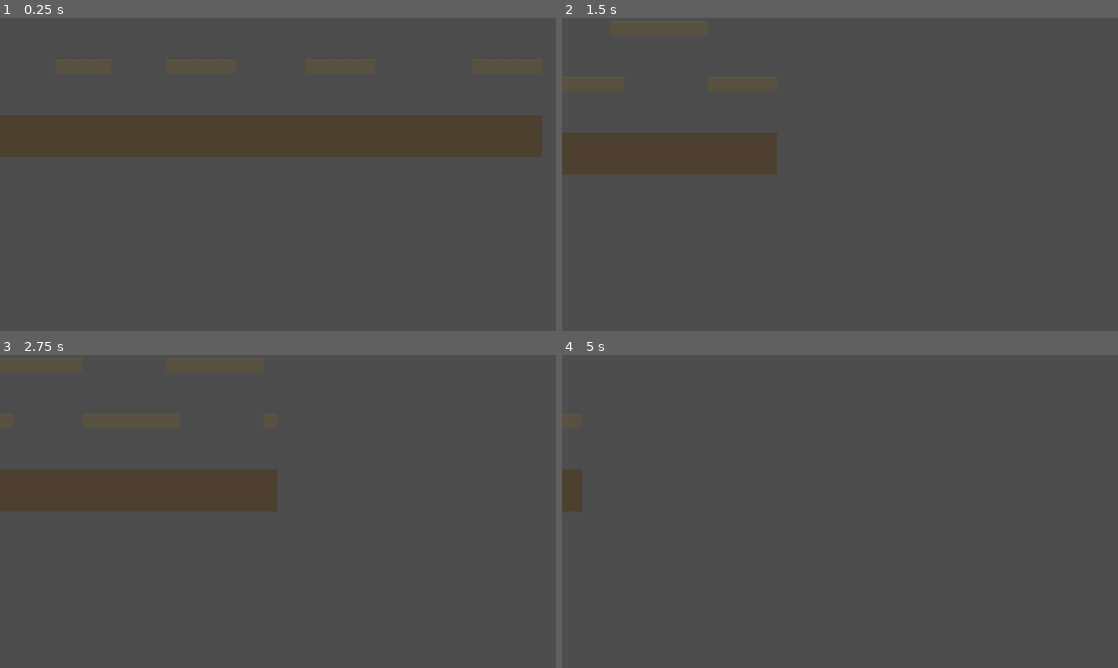
Above: before the commit, frames 1-4 (two rows, left to right).
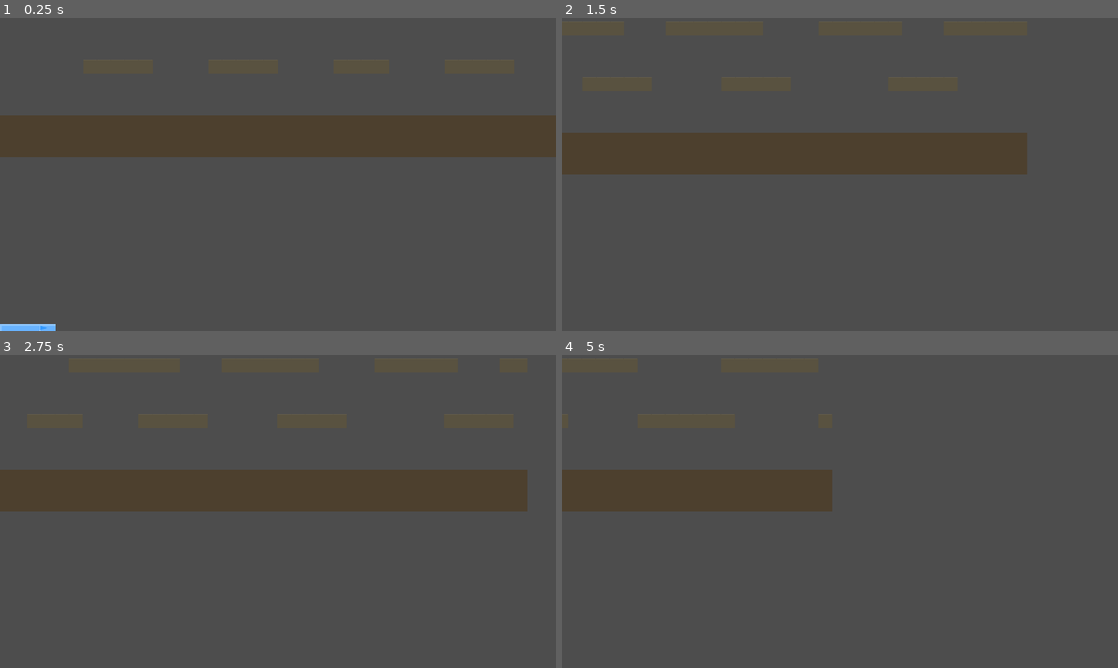
Above: after the commit, the same moments.

Repository: infinitybiscuit/fortress-command
Game: Godot game, scene res://scenes/game/game_scene.tscn
The game is run twice, just before and just after one commit, with the same random seed, the same clock (stepped at 60 frames per second) and the same inputs.
Inputs (mouse positions are in pixels of both pictures, inside the frame that each line leads up to):
- Up to frame 1 (0.25 s): no input
- Up to frame 2 (1.5 s): tap Enter at 0.5 s; move the mouse to (962, 158) at 0.52 s; hold Right (ui_right) from 0.53 s (still down); click (962, 158) at 0.67 s; tap Up (ui_up) at 0.77 s; move the mouse to (728, 190) at 1.27 s
- Up to frame 3 (2.75 s): tap Up (ui_up) at 1.52 s; move the mouse to (333, 442) at 2.02 s; release Right (ui_right) at 2.03 s; hold Left (ui_left) from 2.03 s (still down)
- Up to frame 4 (5 s): move the mouse to (812, 574) at 2.77 s; release Left (ui_left) at 2.78 s; hold Right (ui_right) 2.78-4.28 s; click (812, 574) at 2.92 s; tap Up (ui_up) at 3.02, 3.77, 4.52 s; move the mouse to (1006, 558) at 3.52 s; move the mouse to (673, 464) at 4.27 s; hold Left (ui_left) from 4.28 s (still down)

The runs differ from the first frame. In frame 1, 0.6% of the frame differs, in the area x 0-100%, y 31-100%; in frame 2, 6.0%; in frame 3, 6.0%, in the area x 49-95%, y 36-50%; in frame 4, 6.0%.

Commit message:
fix: camera starting position to x=128 so blue HQ is on-screen
camera at x=128 → visible world x=[-512, 768], blue HQ [64,192] is visible

Diff:
--- a/godot/scripts/game/camera_2d.gd
+++ b/godot/scripts/game/camera_2d.gd
@@ -23,9 +23,9 @@
 func _ready() -> void:
 	var vp: Vector2 = get_viewport_rect().size
 	print("FortressCamera _ready — viewport: ", vp, " zoom: ", zoom)
-	# Blue HQ is at x=64 — center camera on blue HQ (world x=704 = 64 + 640)
-	# so it is immediately visible when the game starts
-	position = Vector2(704.0, 320.0)
+	# Blue HQ is at x=64 — center camera on blue HQ
+	# camera at x=128 means visible world x=[-512, 768], blue HQ [64,192] is on screen
+	position = Vector2(128.0, 320.0)
 	_target_position = position
 
 	limit_left = 0
